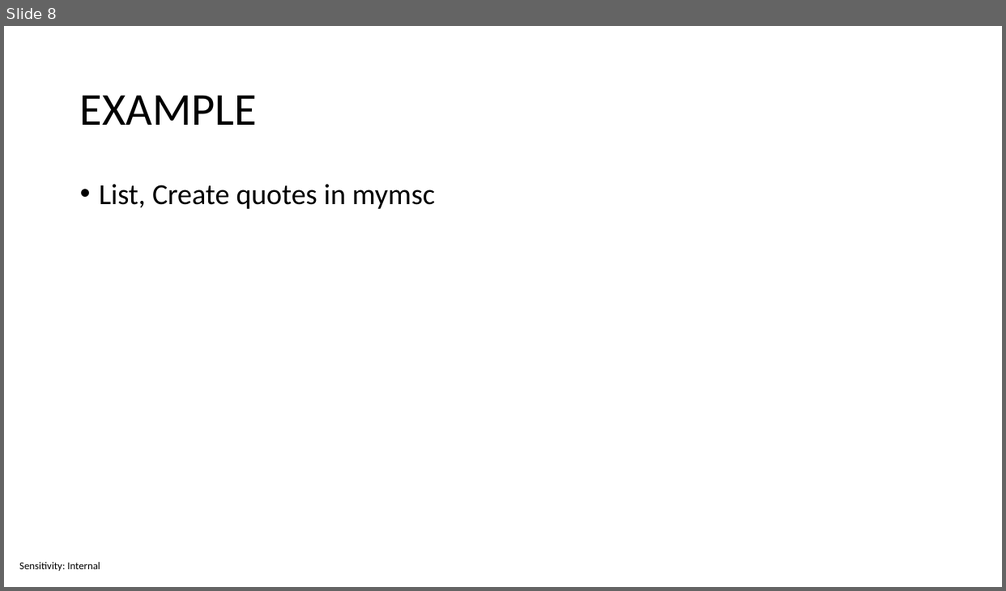
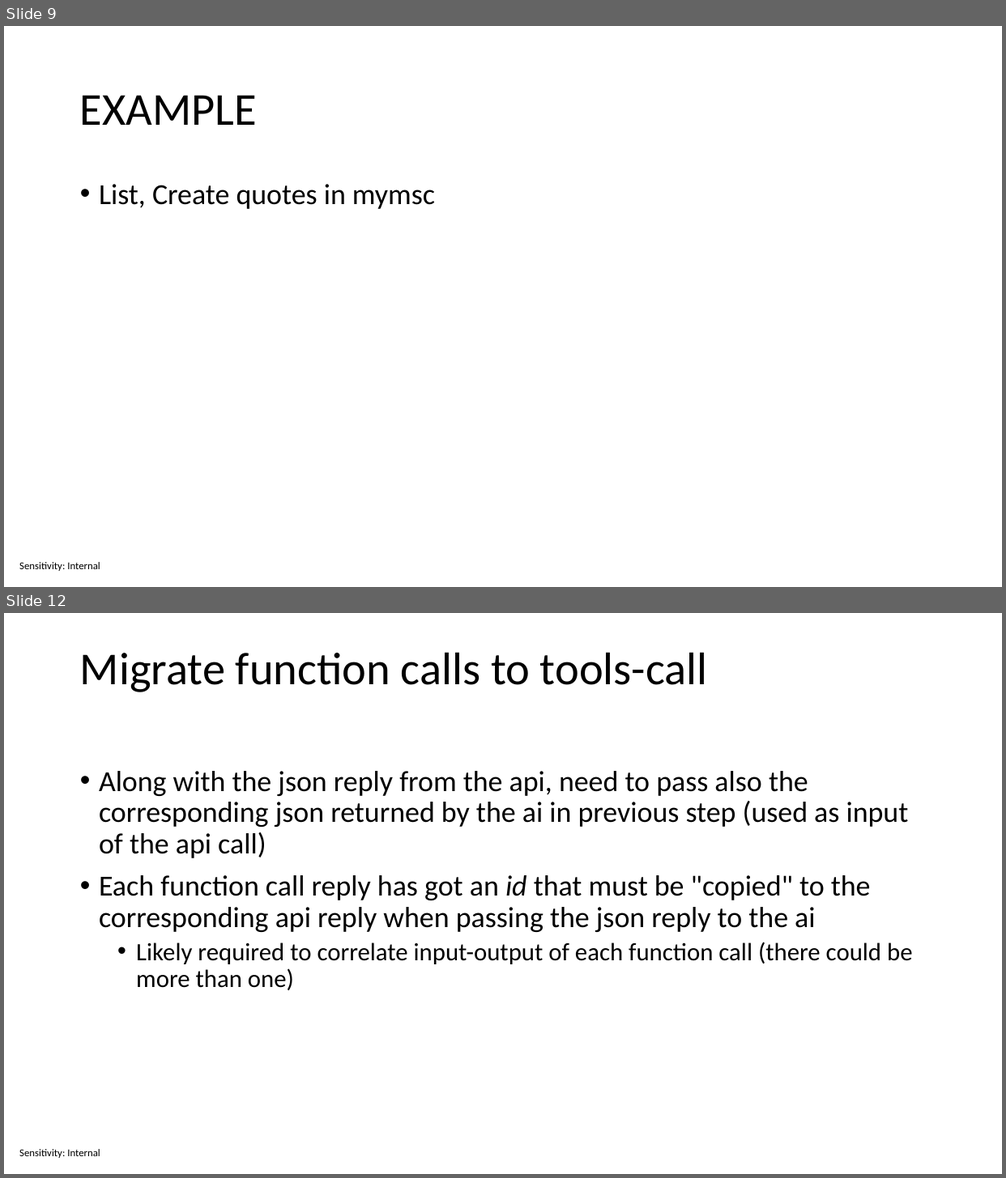
Before and after one commit to sabbadino/function-caling, a slide deck: Function calling.pptx. Shown one above the other, each under a label of ours: slide 8 before the commit, slides 9 and 12 after it; the slides between them are not shown. The pictures are 1006x591 and 1006x1178 pixels, drawn with LibreOffice and Linux fonts; fonts in the diff are those of the drawing. Boxes give left, top, right and bottom in pixels: in the first picture for what was removed or moved away, otherwise in the second. Text is boxed around its words. In the diff, an @@ line names an element or a change of style, - is before the commit and + after.

```diff
--- a/Function calling.pptx
+++ b/Function calling.pptx
@@ slide 12 added at box(4, 613, 1002, 1174), background #FFFFFF; not listed: 1 template element that a slide beside it also shows @@
@@ title added at box(80, 652, 707, 692), 44 pt, text #000000 @@
+Migrate function calls to tools-call
@@ text added at box(99, 771, 912, 990), 28 pt, text #000000 @@
+• Along with the json reply from the api, need to pass also the corresponding json returned by the ai in previous step (used as input of the api call)
+• Each function call reply has got an id that must be "copied" to the corresponding api reply when passing the json reply to the ai
+  • Likely required to correlate input-output of each function call (there could be more than one)
@@ what was slide 8 is now slide 9 @@
```
Also in this commit, not shown: 5 slides changed, 3 other slides added.
